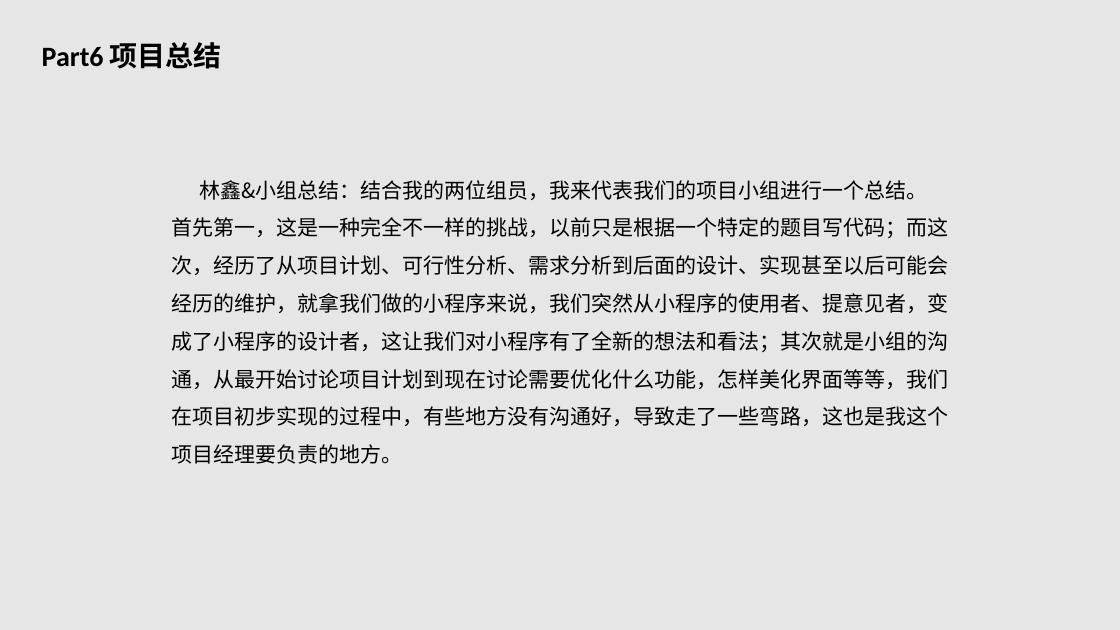
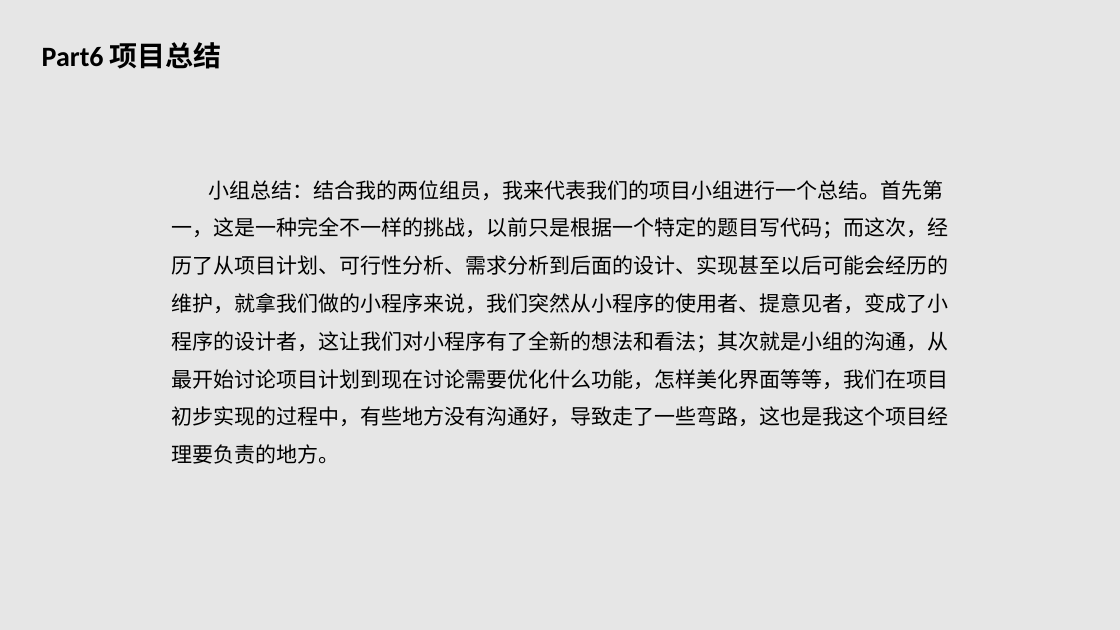
Before and after one commit to G03-LHL/SE2018--G03, a slide deck: slide 52 of 625/SE2018春-G03-项目总结PPT.pptx (slide 53 before the commit). Drawn at 1120x630 pixels with LibreOffice and Linux fonts; fonts in the diff are those of the drawing. Boxes give left, top, right and bottom in pixels: in the first picture for what was removed or moved away, otherwise in the second. Text is boxed around its words. In the diff, an @@ line names an element or a change of style, - is before the commit and + after.

```diff
--- a/625/SE2018春-G03-项目总结PPT.pptx
+++ b/625/SE2018春-G03-项目总结PPT.pptx
@@ text at bbox=[171, 180, 948, 464]: text changed @@
-林鑫&小组总结：结合我的两位组员，我来代表我们的项目小组进行一个总结。首先第一，这是一种完全不一样的挑战，以前只是根据一个特定的题目写代码；而这次，经历了从项目计划、可行性分析、需求分析到后面的设计、实现甚至以后可能会经历的维护，就拿我们做的小程序来说，我们突然从小程序的使用者、提意见者，变成了小程序的设计者，这让我们对小程序有了全新的想法和看法；其次就是小组的沟通，从最开始讨论项目计划到现在讨论需要优化什么功能，怎样美化界面等等，我们在项目初步实现的过程中，有些地方没有沟通好，导致走了一些弯路，这也是我这个项目经理要负责的地方。
+小组总结：结合我的两位组员，我来代表我们的项目小组进行一个总结。首先第一，这是一种完全不一样的挑战，以前只是根据一个特定的题目写代码；而这次，经历了从项目计划、可行性分析、需求分析到后面的设计、实现甚至以后可能会经历的维护，就拿我们做的小程序来说，我们突然从小程序的使用者、提意见者，变成了小程序的设计者，这让我们对小程序有了全新的想法和看法；其次就是小组的沟通，从最开始讨论项目计划到现在讨论需要优化什么功能，怎样美化界面等等，我们在项目初步实现的过程中，有些地方没有沟通好，导致走了一些弯路，这也是我这个项目经理要负责的地方。
```
Also in this commit, not shown: 3 other slides changed, 1 slide removed, 4 other files.
